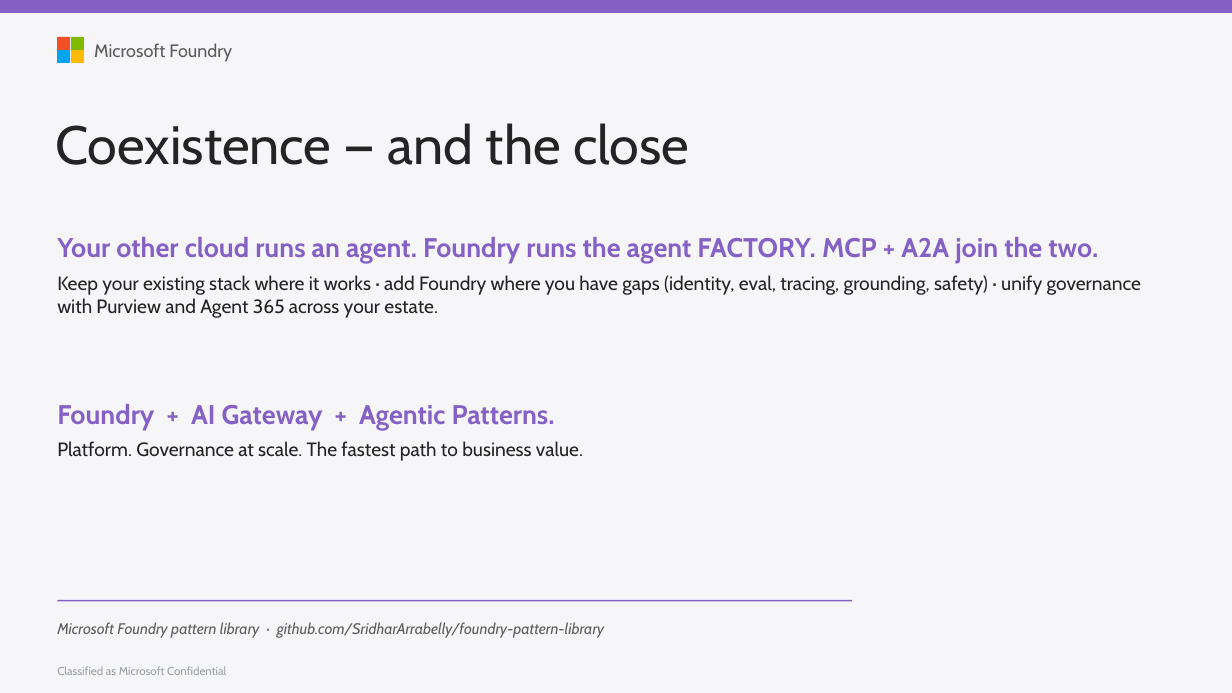
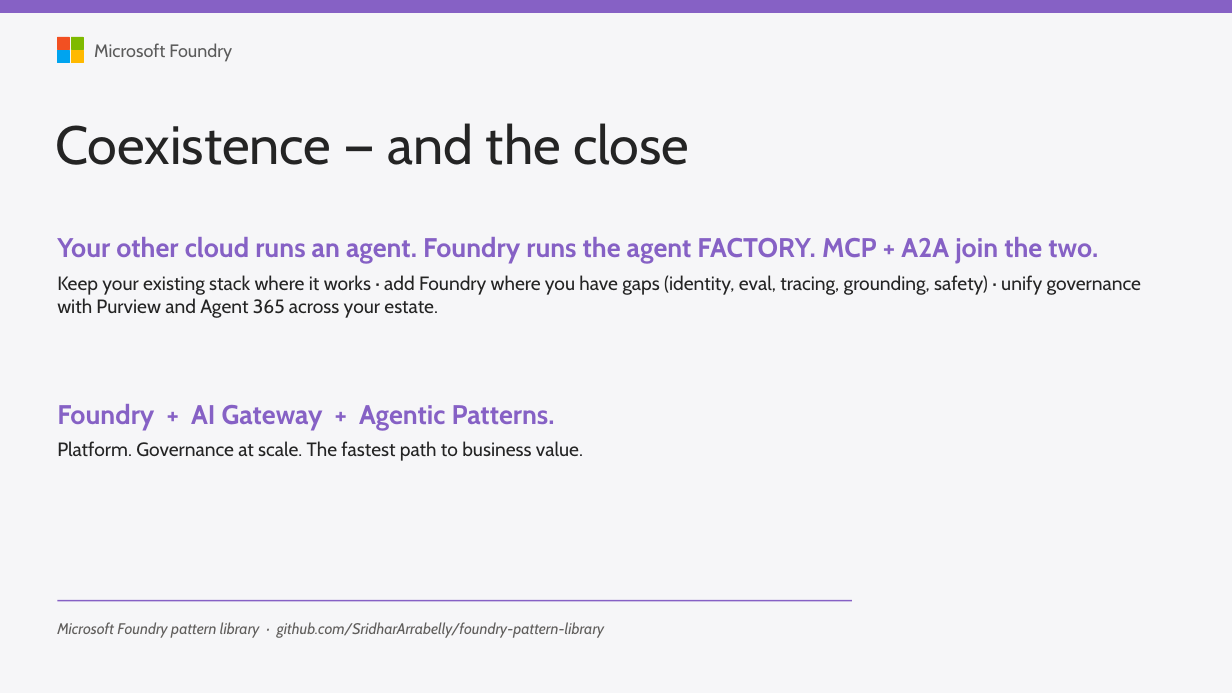
Before and after one commit to SridharArrabelly/foundry-pattern-library, a slide deck: slide 21 of foundry-patterns.pptx. Drawn at 1232x693 pixels with LibreOffice and Linux fonts; fonts in the diff are those of the drawing. Boxes give left, top, right and bottom in pixels: in the first picture for what was removed or moved away, otherwise in the second. Text is boxed around its words. In the diff, an @@ line names an element or a change of style, - is before the commit and + after.

```diff
--- a/foundry-patterns.pptx
+++ b/foundry-patterns.pptx
@@ text removed at [57,666,226,675] @@
-Classified as Microsoft Confidential
```
Also in this commit, not shown: 20 other slides changed.
